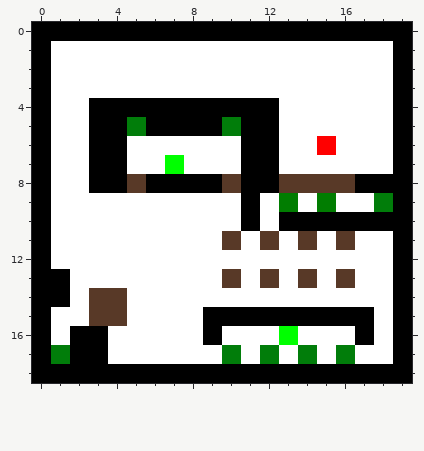
Edited in one commit: pixel-art sprite (assets/stages/4.png). The picture above is the old version.
The file is 20x19 pixels. Colours within 5 levels of each other are drawn and written as one.
Once edited:
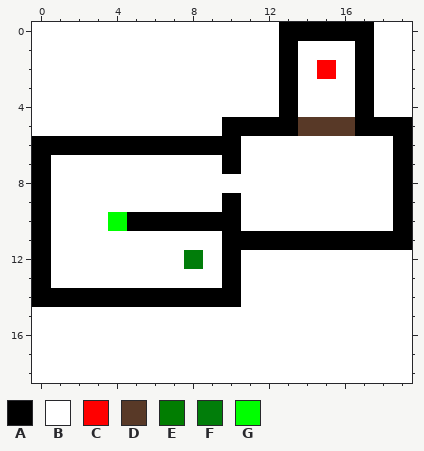
Palette (. is transparent): A #000000  B #ffffff  C #ff0000  D #583927  E #017d01  F #017d0a  G #00ff00
Changes in this commit:
y 0: x 0..12 AAAAAAAAAAAAA -> BBBBBBBBBBBBB; x 18..19 AA -> BB
y 1: x 0 A -> B; x 13 B -> A; x 17 B -> A; x 19 A -> B
y 2: x 0 A -> B; x 13 B -> A; x 15 B -> C; x 17 B -> A; x 19 A -> B
y 3: x 0 A -> B; x 13 B -> A; x 17 B -> A; x 19 A -> B
y 4: x 0 A -> B; x 3..13 AAAAAAAAAAB -> BBBBBBBBBBA; x 17 B -> A; x 19 A -> B
y 5: x 0 A -> B; x 3..10 AAFAAAAF -> BBBBBBBA; x 13..18 BBBBBB -> ADDDAA
y 6: x 1..2 BB -> AA; x 5..12 BBBBBBAA -> AAAAAABB; x 15 C -> B
y 7: x 3..4 AA -> BB; x 7 G -> B; x 10..12 BAA -> ABB
y 8: x 3..18 AADAAAADAADDDDAA -> BBBBBBBBBBBBBBBB
y 9: x 10..11 BA -> AB; x 13 E -> B; x 15 E -> B; x 18 F -> B
y 10: x 4..11 BBBBBBBA -> GAAAAAAB; x 13..18 AAAAAA -> BBBBBB
y 11: x 10..18 DBDBDBDBB -> AAAAAAAAA
y 12: x 8 B -> F; x 10 B -> A; x 19 A -> B
y 13: x 1 A -> B; x 10 D -> A; x 12 D -> B; x 14 D -> B; x 16 D -> B; x 19 A -> B
y 14: x 2..10 BDDBBBBBB -> AAAAAAAAA; x 19 A -> B
y 15: x 0 A -> B; x 3..4 DD -> BB; x 9..17 AAAAAAAAA -> BBBBBBBBB; x 19 A -> B
y 16: x 0 A -> B; x 2..3 AA -> BB; x 9 A -> B; x 13 G -> B; x 17 A -> B; x 19 A -> B
y 17: x 0..3 AFAA -> BBBB; x 10 F -> B; x 12 F -> B; x 14 F -> B; x 16 F -> B; x 19 A -> B
y 18: x 0..19 AAAAAAAAAAAAAAAAAAAA -> BBBBBBBBBBBBBBBBBBBB
Where, in picture pixels (left, top, right, bottom), the same in both pictures:
changed: (32, 22, 412, 383)
